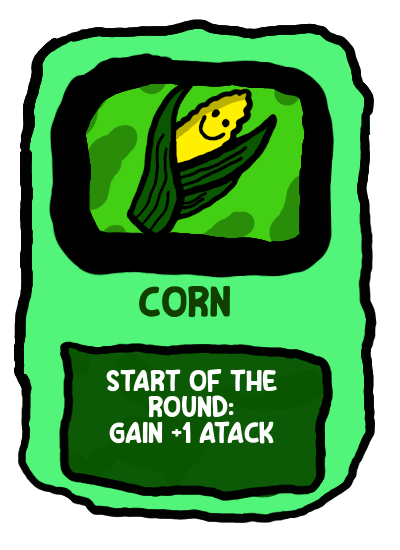
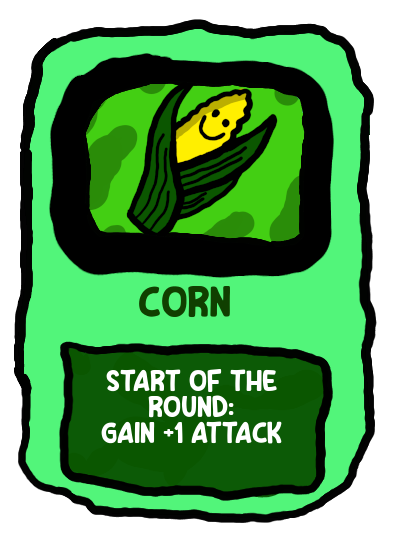
Two versions of the same layered image (400×550). Layer-by-layer changes:
painted on "Start of the Round: ..." over <box>101,421,282,444</box>
